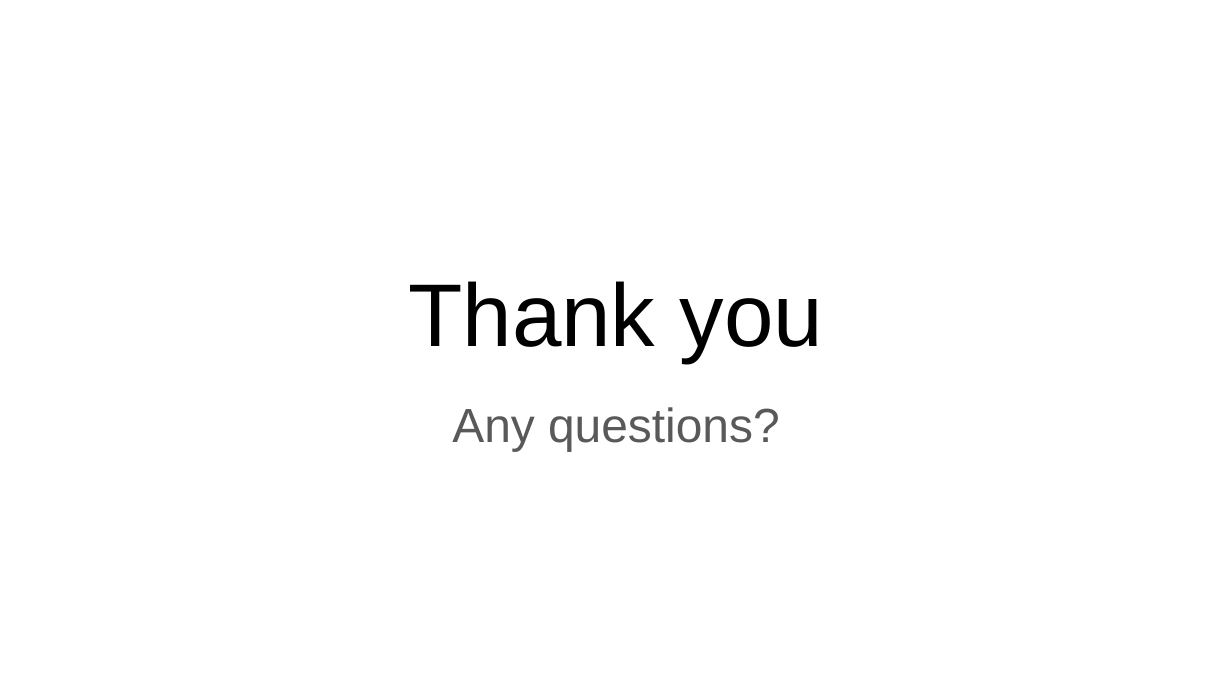
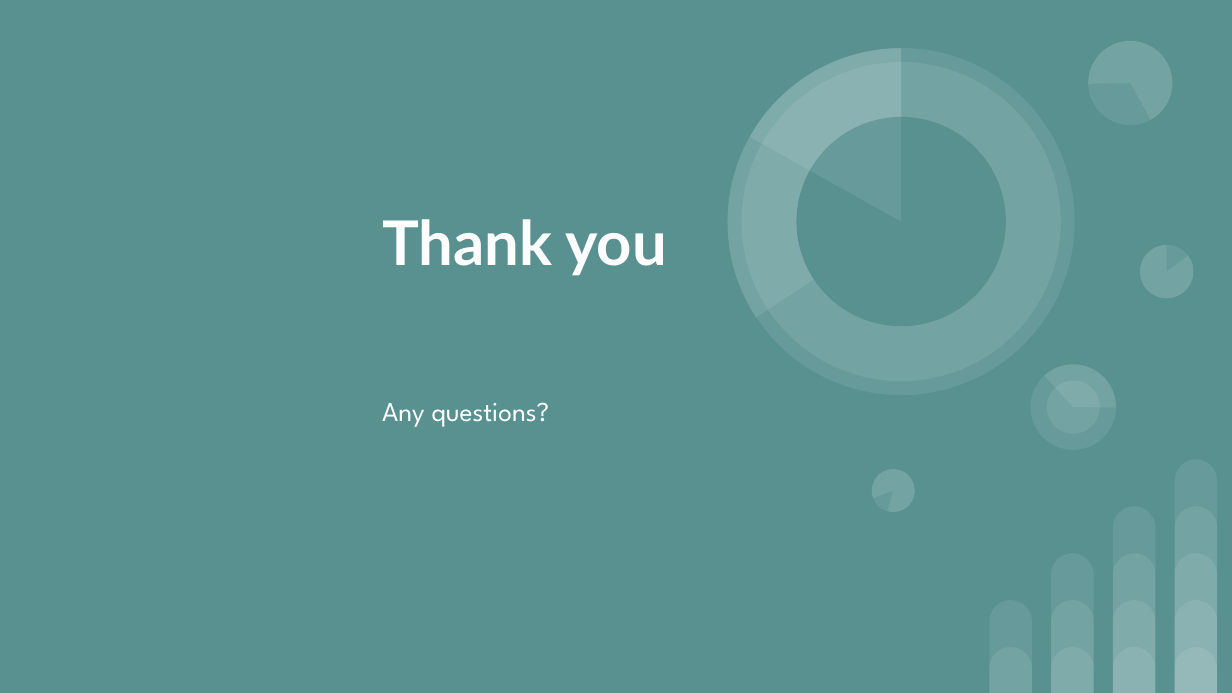
Before and after one commit to AnkitPrakash687/kafka-group06, a slide deck: slide 20 of docs/Group 6 Kafka.pptx (slide 17 before the commit). Drawn at 1232x693 pixels with LibreOffice and Linux fonts; fonts in the diff are those of the drawing. Boxes give left, top, right and bottom in pixels: in the first picture for what was removed or moved away, otherwise in the second. Text is boxed around its words. In the diff, an @@ line names an element or a change of style, - is before the commit and + after.

```diff
--- a/docs/Group 6 Kafka.pptx
+++ b/docs/Group 6 Kafka.pptx
@@ background #FFFFFF to #599191 @@
@@ title "Thank you": place and size @@
-title "Thank you" at (408,281,823,362)
+title "Thank you" at (382,219,668,276)
@@ title "Thank you" at (382,219,668,276): size 52 to 36 pt, font Arial to Lato, text colour #000000 to #FFFFFF, bold on; alignment centre to left; vertical alignment bottom to middle @@
@@ subtitle "Any questions?": place and size @@
-subtitle "Any questions?" at (452,407,780,451)
+subtitle "Any questions?" at (382,402,549,427)
@@ subtitle "Any questions?" at (382,402,549,427): size 28 to 16 pt, font Arial to League Spartan, text colour #595959 to #FFFFFF; alignment centre to left @@
@@ group added at (680,0,1193,518): 8 ellipses, 6 pie slice (boxed as its full ellipse)s @@
@@ group added at (989,460,1217,692): 14 round same rects @@
```
Also in this commit, not shown: 14 other slides changed, 5 slides added, 2 slides removed.
